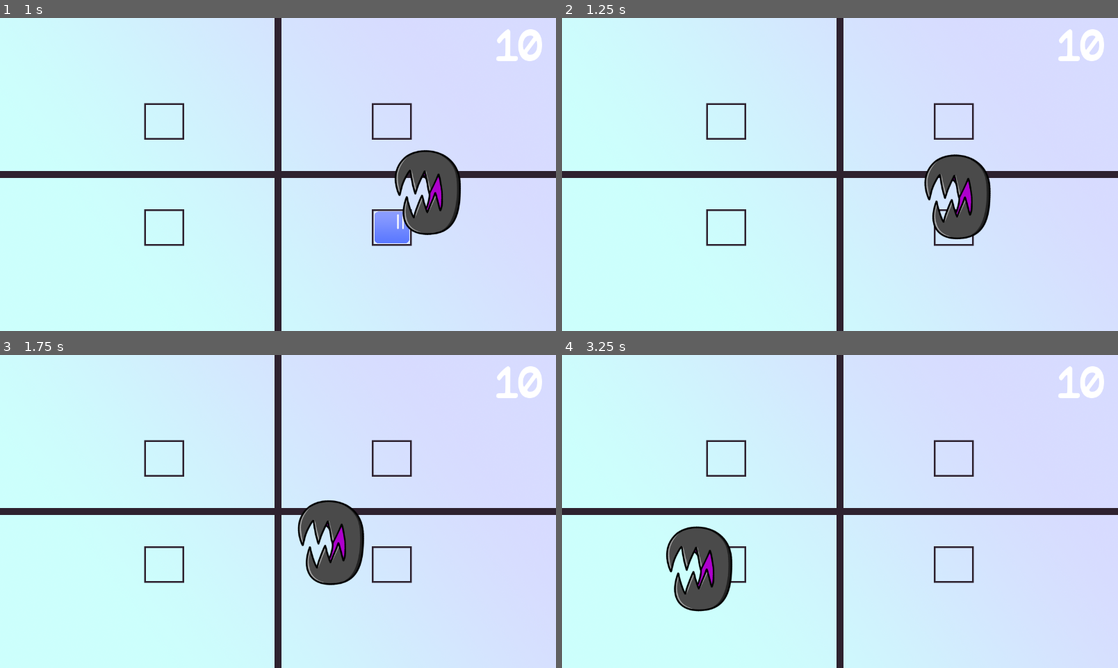
Above: before the commit, frames 1-4 (two rows, left to right).
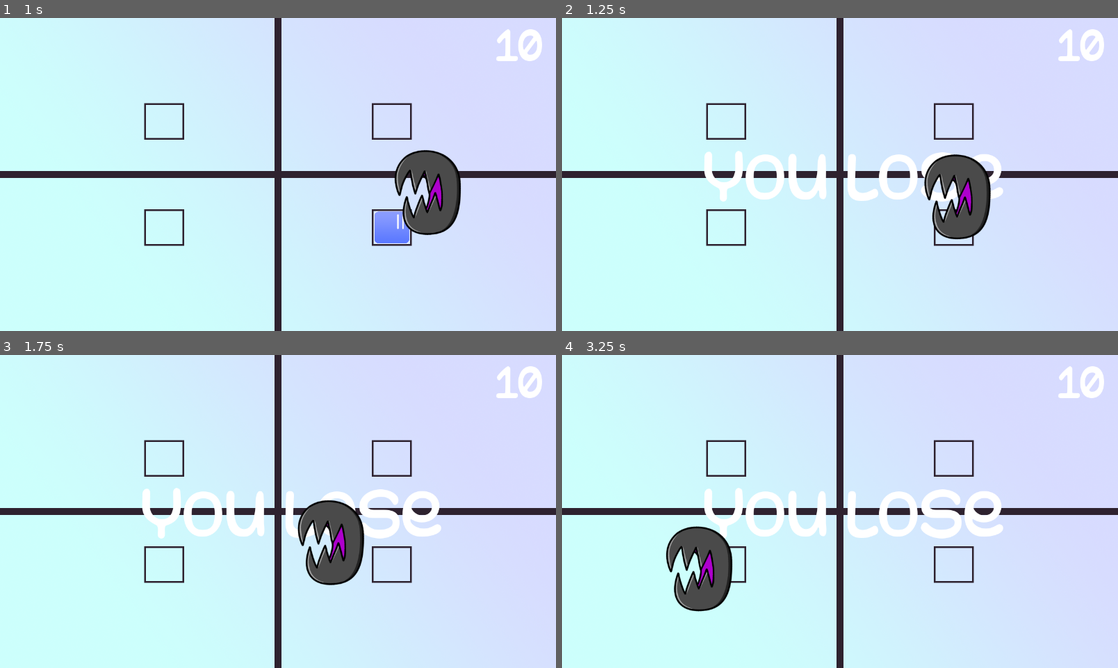
Above: after the commit, the same moments.

Repository: alexander-jenkins/2d-mania
Game: Godot game, scene res://scenes/levels/reflection_level.tscn
The game is run twice, just before and just after one commit, with the same random seed, the same clock (stepped at 60 frames per second) and the same inputs. This scene is started directly instead of the project's main scene.
Inputs:
- Up to frame 1 (1 s): hold Right (Move_right) from 0.53 s (still down)
- Up to frame 2 (1.25 s): keep holding Right (Move_right)
- Up to frame 3 (1.75 s): release Right (Move_right) at 1.28 s; hold Down (Move_down) from 1.28 s (still down)
- Up to frame 4 (3.25 s): release Down (Move_down) at 2.03 s; hold Right (Move_right) 2.03-2.78 s; hold Up (Move_up) from 2.78 s (still down)

Frame 1 is identical in both runs. In frame 2, 2.6% of the frame differs, in the area x 25-80%, y 42-59%; in frame 3, 2.9%; in frame 4, 3.3%.

Commit message:
Finish reflection level.

Diff:
--- a/scripts/ui/reflection_level.gd
+++ b/scripts/ui/reflection_level.gd
@@ -29,6 +29,8 @@
 
 func _process(_delta):
 	var player = get_node_or_null("Rectangle")
+	if player == null:
+		alive = false
 	if not alive:
 		win_state.show()
 	if timer.is_stopped() and total_time >= 0 and player != null:
--- a/scripts/ui/translate_level.gd
+++ b/scripts/ui/translate_level.gd
@@ -28,6 +28,8 @@
 
 func _process(_delta):
 	var player = get_node_or_null("Polygon")
+	if player == null:
+		alive = false
 	if not alive:
 		win_state.show()
 	if timer.is_stopped() and totalTime >= 0 and player != null:
